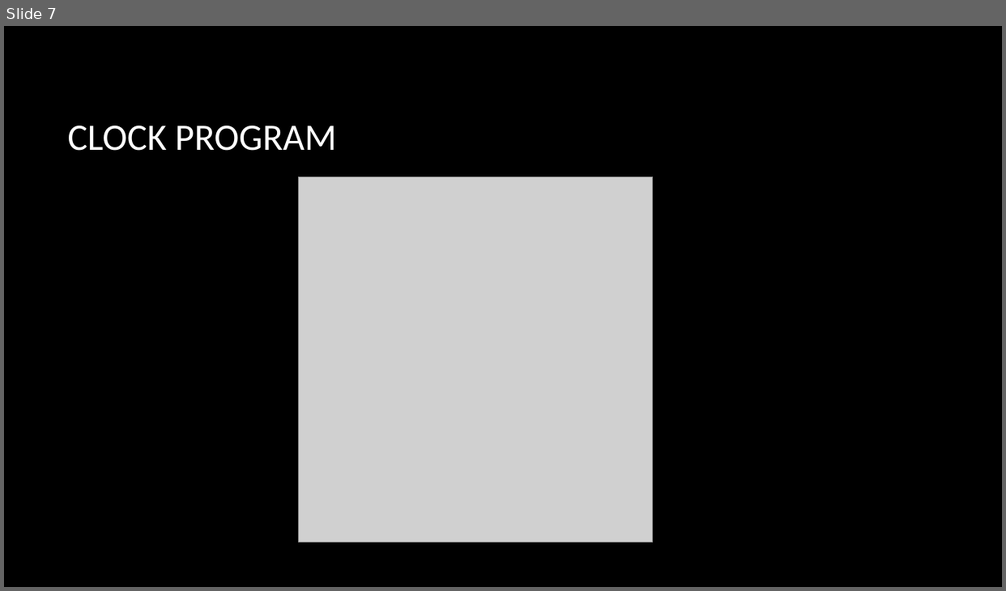
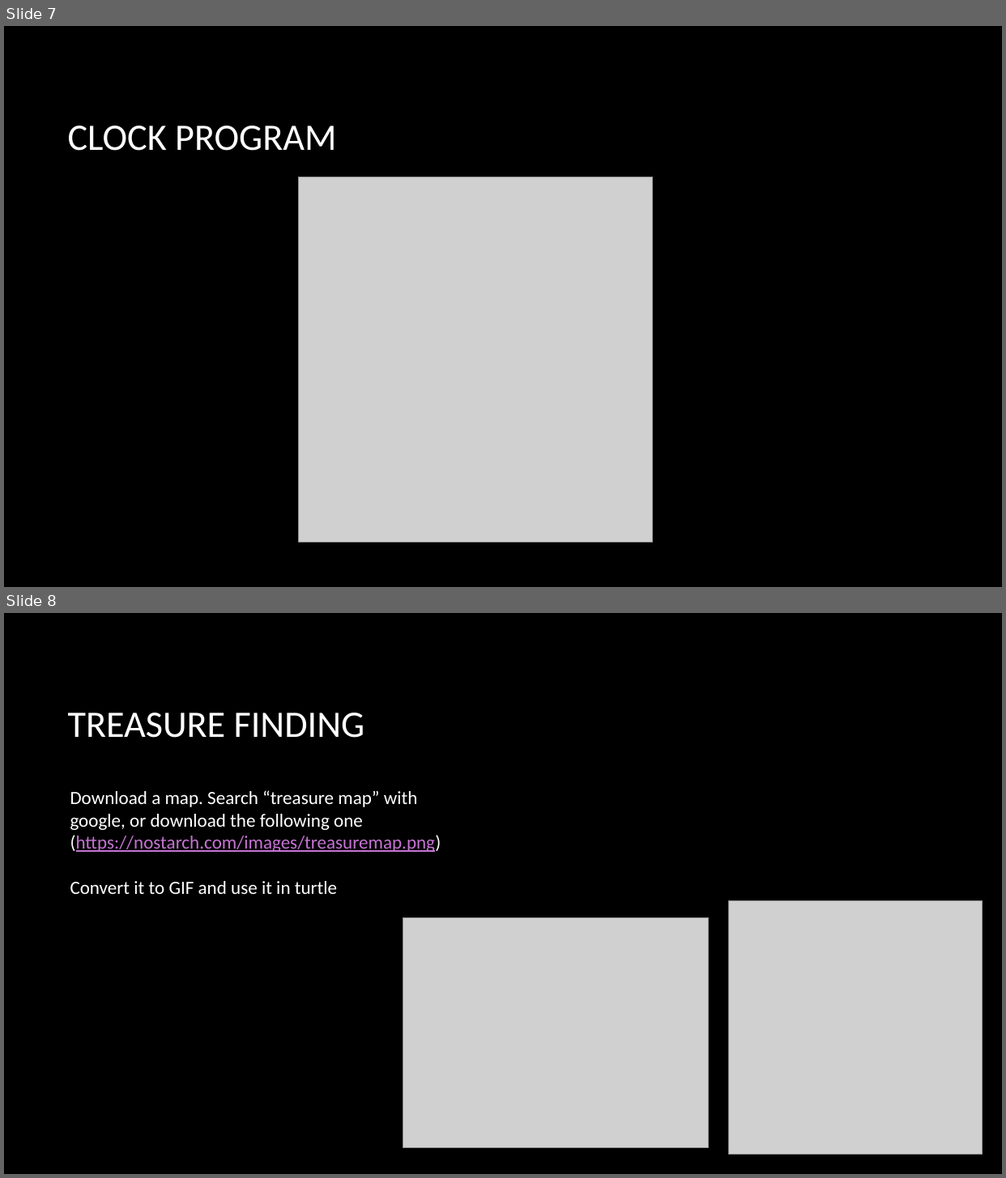
Before and after one commit to bon-netizen/Python-Class-Beginner, a slide deck: Py B - unit 5.pptx. Shown one above the other, each under a label of ours: slide 7 before the commit, slides 7 and 8 after it. The pictures are 1006x591 and 1006x1178 pixels, drawn with LibreOffice and Linux fonts; fonts in the diff are those of the drawing; grey boxes stand for pictures; background and template pictures are left out. Boxes give left, top, right and bottom in pixels: in the first picture for what was removed or moved away, otherwise in the second. Text is boxed around its words. In the diff, an @@ line names an element or a change of style, - is before the commit and + after.

```diff
--- a/Py B - unit 5.pptx
+++ b/Py B - unit 5.pptx
@@ slide 8 added at (4, 613, 1002, 1174), background picture (left out) @@
@@ title added at (68, 713, 365, 738), 36 pt, text #FFFFFF @@
+TREASURE FINDING
@@ text added at (70, 790, 441, 894), 18 pt, text #FFFFFF @@
+Download a map. Search “treasure map” with google, or download the following one (https://nostarch.com/images/treasuremap.png)
+Convert it to GIF and use it in turtle
@@ picture added at (729, 901, 982, 1155) @@
@@ picture added at (403, 918, 709, 1148) @@
```
Also in this commit, not shown: 14 other files.
